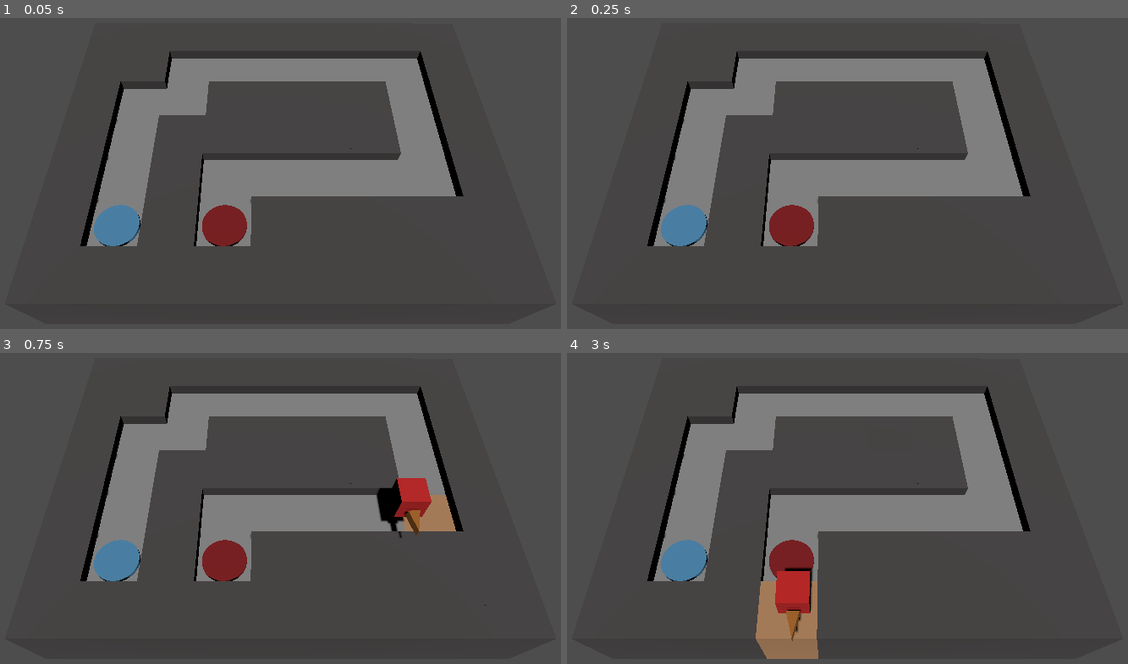
Above: before the commit, frames 1-4 (two rows, left to right).
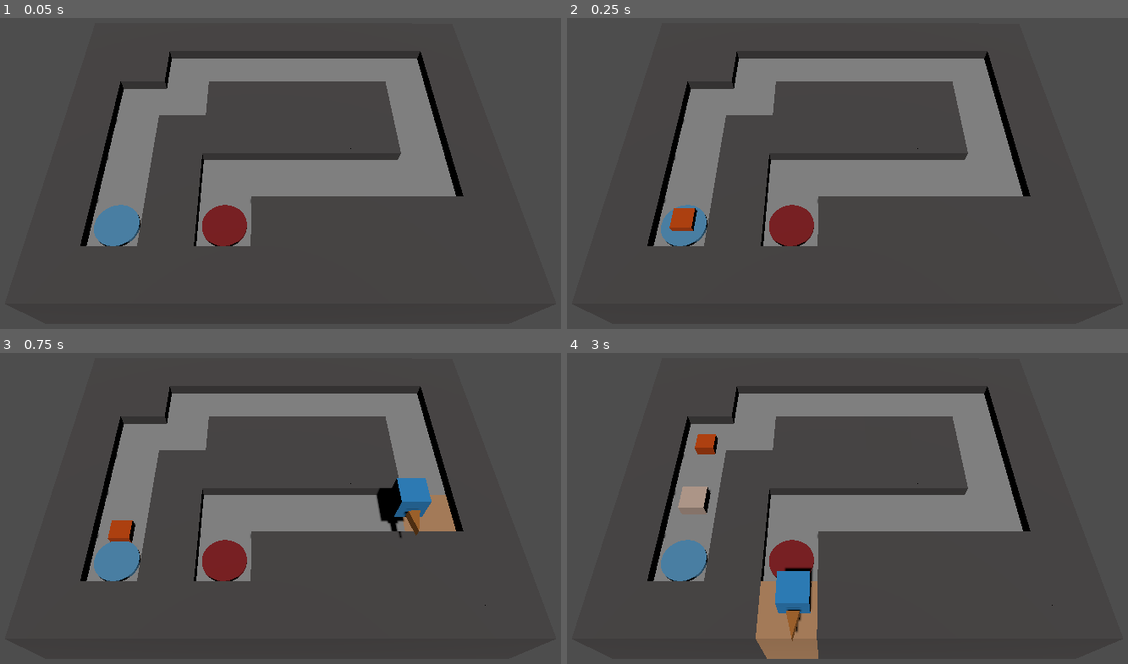
Above: after the commit, the same moments.

Repository: DanDFav/TD_Roguelike
Game: Godot game, scene res://Stages/test_stage.tscn
Same seed, same stepped clock (60 frames per second), same inputs: the game is played once before the commit and once after it.
Inputs (mouse positions are in pixels of both pictures, inside the frame that each line leads up to):
- Up to frame 1 (0.05 s): no input
- Up to frame 2 (0.25 s): no input
- Up to frame 3 (0.75 s): move the mouse to (409, 496) at 0.52 s; tap 1 (one) at 0.6 s; click (409, 496) at 0.67 s
- Up to frame 4 (3 s): tap 3 (three) at 0.8, 1.35 s; move the mouse to (690, 536) at 1.27 s; click (690, 536) at 1.42 s; tap 2 (two) at 1.55, 2.1 s; move the mouse to (897, 433) at 2.02 s; click (897, 433) at 2.17 s; tap 1 (one) at 2.3, 2.85 s; move the mouse to (797, 592) at 2.77 s; click (797, 592) at 2.92 s

Frame 1 is identical in both runs. In frame 2, 0.3% of the frame differs, in the area x 18-24%, y 61-69%; in frame 3, 0.9%; in frame 4, 1.4%, in the area x 19-87%, y 26-84%.
Error before the commit: Invalid call. Nonexistent function 'recieve_signal_from_spawner' in base 'Nil'. (res://Map-Building/Blocks/spawner.gd:24)
Error after the commit: Invalid access to property or key 'selected_unit' on a base object of type 'null instance'. (res://Map-Building/Blocks/block.gd:17)

Commit message:
apsdnai0pfg

Diff:
--- a/Controllers/unit_controller.gd
+++ b/Controllers/unit_controller.gd
@@ -20,9 +20,9 @@
 	deselect_unit()
 
 	if unit == "one":
+		selected_unit = ground_unit_resource.instantiate()
+	elif unit == "two":
 		selected_unit = ranged_unit_resource.instantiate()
-	elif unit == "two":
-		selected_unit = ground_unit_resource.instantiate()
 	elif unit == "three":
 		selected_unit = healer_unit_resource.instantiate()
 	get_tree().root.add_child(selected_unit)
--- a/Enemies/Scripts/enemy_test.gd
+++ b/Enemies/Scripts/enemy_test.gd
@@ -35,17 +35,35 @@
 		attack_node.attack(blocked_by)
 
 
+#func get_blocker(blocker):
+	#var blocker_block_count = blocker.block_count
+	#var blocker_current_block = blocker.currently_blocking
+	#blocked_by = blocker
+	#
+	#
+	#if blocker_current_block <= blocker_block_count:
+		#blocked = true
+
 func get_blocker(blocker):
 	var blocker_block_count = blocker.block_count
 	var blocker_current_block = blocker.currently_blocking
 	blocked_by = blocker
-	if blocker_current_block <= blocker_block_count:
+
+	var block_taken = blocker_current_block + block_required
+	if block_taken <= blocker_block_count:
 		blocked = true
+		return true
+	else:
+		return false
 
 func hit(damage):
 	health_node.on_hit(damage)
 
 
+func unblock():
+	blocked = false
+	blocked_by = null
+
 func on_death():
 	if blocked_by:
 		blocked_by.notify_death(self)
--- a/Map-Building/Blocks/spawner.gd
+++ b/Map-Building/Blocks/spawner.gd
@@ -16,28 +16,39 @@
 
 # Called when the node enters the scene tree for the first time.
 func _ready() -> void:
-	var children = get_tree().root.get_child(0).get_children()
-	for i in children:
-		if i.name == "Specific_stage_scrp":
-			spec_stage_script = i
+	get_map_node()
 
+
+#Get the specific map script, call a function in that script, and pass a reference to this spawner.
+#TODO May not work with 2 spawners, might want to send more details
+func get_map_node():
+	spec_stage_script = get_parent().get_node("Specific_stage_scrp")
 	spec_stage_script.recieve_signal_from_spawner(self)
 
-# Called every frame. 'delta' is the elapsed time since the previous frame.
+
+
+# If we have recieved the spawning data, we can start spawning enemies at their correct interval
 func _process(delta: float) -> void:
 	if spawn_ready == true:
 		time += delta
 		time = snapped(time, 0.01)
+
 		for i in spawn_info:
-			if is_equal_approx(time, i[1]):
-				spawn_enemy(i[0], i[1])
+			if time >= i[1] and i[1] >= time - delta:
+				spawn_enemy(i[0])
+				spawn_info.erase(i)
 
+
+#Is called by the specific stage script, sets some variables
 func recieve_spawn_info(grid_data, spawns, path_one):
 	spawn_ready = true
 	spawn_info = spawns
 	grid_index = grid_data
 	path_info = translate_path(path_one)
 
+
+#Takes in a list of path Vector2(x,y), and translates them into a dictionary key
+#E.g. Vector(4,1) becomes { "41": objectA }
 func translate_path(path_one):
 	var path = []
 	for i in path_one:
@@ -47,8 +58,8 @@
 
 	return path
 
-
-func spawn_enemy(enemy_type, time):
+#Spawns an enemy, and sets its path
+func spawn_enemy(enemy_type):
 	var enemy
 	if enemy_type == 0:
 		enemy = enemy_resource.instantiate()
--- a/Stages/test_stage_scrp.gd
+++ b/Stages/test_stage_scrp.gd
@@ -15,7 +15,11 @@
 #[0] = enemy_type
 #[1] = time
 #[2] = path
-var spawns = [[0, 0.2, 0], [0, 1.2, 0], [0, 2.2, 0], [0, 3.2, 0], [0, 5.2, 0], [0, 6.0, 0], [1.0, 6.6, 0]]
+#var spawns = [[0, 0.2, 0], [0, 1.2, 0], [0, 2.2, 0], [0, 3.2, 0], [0, 5.2, 0], [0, 6.0, 0], [1.0, 6.6, 0]]
+#var spawns = [[0, 0.2, 0], [0, 4.2, 0], [0, 5.2, 0], [0, 6.2, 0], [0, 7.2, 0], [0, 12.2, 0], [0, 16.2, 0]]
+#var spawns = [[1, 0.2, 0], [0, 3, 0]]
+var spawns = [[0, 0.2, 0], [1, 1.0, 0], [0, 30, 0], [0, 31, 0], [0, 32, 0]]
+
 
 var path_one = [Vector2(1, 4), Vector2(1,3), Vector2(1,2), Vector2(2,2), Vector2(2,1),  Vector2(3,1),  Vector2(4,1), Vector2(5,1), Vector2(6,1), Vector2(7,1)
 			,   Vector2(7,2),  Vector2(7,3), Vector2(7,4), Vector2(6,4), Vector2(5,4), Vector2(4,4), Vector2(3,4), Vector2(3,5)]
--- a/Units/Scenes/ground_unit.tscn
+++ b/Units/Scenes/ground_unit.tscn
@@ -25,6 +25,16 @@
 
 [sub_resource type="BoxShape3D" id="BoxShape3D_02b3u"]
 size = Vector3(2, 1, 1)
+
+[sub_resource type="StyleBoxFlat" id="StyleBoxFlat_6kx3e"]
+bg_color = Color(0, 0, 0, 1)
+
+[sub_resource type="StyleBoxFlat" id="StyleBoxFlat_ehukf"]
+bg_color = Color(1, 0, 0, 1)
+border_color = Color(0.0810101, 0.139033, 0.194037, 1)
+
+[sub_resource type="ViewportTexture" id="ViewportTexture_0vdfi"]
+viewport_path = NodePath("Unit/health/SubViewport")
 
 [node name="ground_unit" type="Node3D" groups=["friendly_unit"]]
 
@@ -69,7 +79,40 @@
 one_shot = true
 
 [node name="health" type="Node3D" parent="Unit"]
+transform = Transform3D(1, 0, 0, 0, 1, 0, 0, 0, 1, -0.000712633, 0.0060215, 1.23978e-05)
+visible = false
 script = ExtResource("4_t8n8v")
+
+[node name="SubViewport" type="SubViewport" parent="Unit/health"]
+disable_3d = true
+transparent_bg = true
+
+[node name="health_bar" type="ProgressBar" parent="Unit/health/SubViewport"]
+anchors_preset = 8
+anchor_left = 0.5
+anchor_top = 0.5
+anchor_right = 0.5
+anchor_bottom = 0.5
+offset_left = -108.5
+offset_top = -13.5
+offset_right = 108.5
+offset_bottom = 13.5
+grow_horizontal = 2
+grow_vertical = 2
+theme_override_styles/background = SubResource("StyleBoxFlat_6kx3e")
+theme_override_styles/fill = SubResource("StyleBoxFlat_ehukf")
+step = 1.0
+value = 100.0
+show_percentage = false
+
+[node name="Sprite3D" type="Sprite3D" parent="Unit/health"]
+transform = Transform3D(-1.6995e-08, 0, -1, 0, 0.315, 0, 0.3888, 0, -4.37114e-08, 0, 0.36594, 0)
+billboard = 1
+texture = SubResource("ViewportTexture_0vdfi")
+
+[node name="heal_colour" type="Timer" parent="Unit/health"]
+wait_time = 0.35
+one_shot = true
 
 [node name="Stats" type="Node3D" parent="."]
 script = ExtResource("3_fnxa7")
@@ -79,3 +122,4 @@
 [connection signal="body_entered" from="Unit/range/Area3D" to="Unit/range" method="body_entered_attack_range"]
 [connection signal="body_exited" from="Unit/range/Area3D" to="Unit/range" method="_on_area_3d_body_exited"]
 [connection signal="timeout" from="Unit/attack/Timer" to="Unit/attack" method="_on_timer_timeout"]
+[connection signal="timeout" from="Unit/health/heal_colour" to="Unit/health" method="_on_heal_colour_timeout"]
--- a/Units/Scenes/heal.gd
+++ b/Units/Scenes/heal.gd
@@ -8,11 +8,6 @@
 var friendlies_in_range = []
 var can_heal = false
 
-# Called when the node enters the scene tree for the first time.
-func _ready() -> void:
-	pass # Replace with function body.
-
-
 # Called every frame. 'delta' is the elapsed time since the previous frame.
 func _process(delta: float) -> void:
 	if len(friendlies_in_range) > 0 and timer.is_stopped():
@@ -22,23 +17,42 @@
 #	can do like
 #   if can_heal and friendly_in_range_is_missing_health:
 #   then when no friendly needs healing, it doesnt use a heal until the moment a friendly takes damage
-	if can_heal:
-		heal()
+	var lowest_health = get_friend_with_least_health()
+	if can_heal and lowest_health != null:
+		heal(lowest_health)
 
-func heal():
+func heal(to_heal):
+	var health_node = to_heal
+	health_node.heal(stats.heal_val)
+	can_heal = false
+
+func get_friend_with_least_health():
 	if len(friendlies_in_range) > 0:
-		var health_node = friendlies_in_range[0].get_parent().get_node("health")
-		health_node.heal(stats.heal_val)
-		print("healing health: ", health_node.health)
-		can_heal = false
+		var lowest_percent = [100, null]  # [health percentage, unit]
 
-#func get_friend_with_least_health():
-	#for i in friendlies_in_range:
-		#
+		for unit in friendlies_in_range:
+			var cur_health = unit.health
+			var max_health = unit.max_health
+			var percent_health = float(cur_health) / float(max_health) * 100
 
+			if lowest_percent[0] > percent_health:
+				lowest_percent = [percent_health, unit]
+
+		if lowest_percent[1] == null:
+			return null
+		else:
+			return lowest_percent[1]
+	else:
+		return null
 
 func update_friendlies_in_range(friends):
-	friendlies_in_range = friends
+	for friend in friends:
+		var friend_h_node = friend.get_parent().get_node("health")
+
+		if friend_h_node not in friendlies_in_range:
+			friendlies_in_range.append(friend_h_node)
+
+	print(friendlies_in_range)
 
 
 func _on_timer_timeout() -> void:
--- a/Units/Scenes/healer_unit.tscn
+++ b/Units/Scenes/healer_unit.tscn
@@ -25,6 +25,16 @@
 
 [sub_resource type="BoxShape3D" id="BoxShape3D_e6oao"]
 size = Vector3(3, 1, 3)
+
+[sub_resource type="StyleBoxFlat" id="StyleBoxFlat_w6djx"]
+bg_color = Color(0, 0, 0, 1)
+
+[sub_resource type="StyleBoxFlat" id="StyleBoxFlat_q0av8"]
+bg_color = Color(1, 0, 0, 1)
+border_color = Color(0.0810101, 0.139033, 0.194037, 1)
+
+[sub_resource type="ViewportTexture" id="ViewportTexture_8riqk"]
+viewport_path = NodePath("Unit/health/SubViewport")
 
 [node name="healer_unit" type="Node3D" groups=["friendly_unit"]]
 
@@ -66,11 +76,42 @@
 [node name="health" type="Node3D" parent="Unit"]
 script = ExtResource("4_kvjqv")
 
+[node name="SubViewport" type="SubViewport" parent="Unit/health"]
+disable_3d = true
+transparent_bg = true
+
+[node name="health_bar" type="ProgressBar" parent="Unit/health/SubViewport"]
+anchors_preset = 8
+anchor_left = 0.5
+anchor_top = 0.5
+anchor_right = 0.5
+anchor_bottom = 0.5
+offset_left = -108.5
+offset_top = -13.5
+offset_right = 108.5
+offset_bottom = 13.5
+grow_horizontal = 2
+grow_vertical = 2
+theme_override_styles/background = SubResource("StyleBoxFlat_w6djx")
+theme_override_styles/fill = SubResource("StyleBoxFlat_q0av8")
+step = 1.0
+value = 100.0
+show_percentage = false
+
+[node name="Sprite3D" type="Sprite3D" parent="Unit/health"]
+transform = Transform3D(-1.6995e-08, 0, -1, 0, 0.315, 0, 0.3888, 0, -4.37114e-08, 0, 0.36594, 0)
+billboard = 1
+texture = SubResource("ViewportTexture_8riqk")
+
+[node name="heal_colour" type="Timer" parent="Unit/health"]
+wait_time = 0.35
+one_shot = true
+
 [node name="heal" type="Node3D" parent="Unit"]
 script = ExtResource("4_53xyq")
 
 [node name="Timer" type="Timer" parent="Unit/heal"]
-wait_time = 2.0
+wait_time = 1.75
 one_shot = true
 
 [node name="Stats" type="Node3D" parent="."]
@@ -80,4 +121,5 @@
 [connection signal="body_exited" from="Unit/Area3D" to="Unit" method="_on_area_3d_body_exited"]
 [connection signal="area_entered" from="Unit/range/Area3D" to="Unit/range" method="_on_area_3d_area_entered"]
 [connection signal="area_exited" from="Unit/range/Area3D" to="Unit/range" method="_on_area_3d_area_exited"]
+[connection signal="timeout" from="Unit/health/heal_colour" to="Unit/health" method="_on_heal_colour_timeout"]
 [connection signal="timeout" from="Unit/heal/Timer" to="Unit/heal" method="_on_timer_timeout"]
--- a/Units/Scenes/ranged_unit.tscn
+++ b/Units/Scenes/ranged_unit.tscn
@@ -24,6 +24,12 @@
 size = Vector3(0.2, 1, 0.1)
 
 [sub_resource type="BoxShape3D" id="BoxShape3D_4rt24"]
+
+[sub_resource type="StyleBoxFlat" id="StyleBoxFlat_jjb30"]
+bg_color = Color(0, 0, 0, 1)
+
+[sub_resource type="ViewportTexture" id="ViewportTexture_f8ko0"]
+viewport_path = NodePath("Unit/health/SubViewport")
 
 [node name="Ranged_unit" type="Node3D"]
 
@@ -70,6 +76,36 @@
 [node name="health" type="Node3D" parent="Unit"]
 script = ExtResource("4_osnob")
 
+[node name="SubViewport" type="SubViewport" parent="Unit/health"]
+disable_3d = true
+transparent_bg = true
+
+[node name="health_bar" type="ProgressBar" parent="Unit/health/SubViewport"]
+anchors_preset = 8
+anchor_left = 0.5
+anchor_top = 0.5
+anchor_right = 0.5
+anchor_bottom = 0.5
+offset_left = -108.5
+offset_top = -13.5
+offset_right = 108.5
+offset_bottom = 13.5
+grow_horizontal = 2
+grow_vertical = 2
+theme_override_styles/background = SubResource("StyleBoxFlat_jjb30")
+step = 1.0
+value = 100.0
+show_percentage = false
+
+[node name="Sprite3D" type="Sprite3D" parent="Unit/health"]
+transform = Transform3D(-1.6995e-08, 0, -1, 0, 0.315, 0, 0.3888, 0, -4.37114e-08, 0, 0.36594, 0)
+billboard = 1
+texture = SubResource("ViewportTexture_f8ko0")
+
+[node name="heal_colour" type="Timer" parent="Unit/health"]
+wait_time = 0.3
+one_shot = true
+
 [node name="Stats" type="Node3D" parent="."]
 transform = Transform3D(-4.37114e-08, 0, -1, 0, 1, 0, 1, 0, -4.37114e-08, 0, 0, 0)
 script = ExtResource("4_g1rtt")
@@ -79,3 +115,4 @@
 [connection signal="body_entered" from="Unit/range/Area3D" to="Unit/range" method="body_entered_attack_range"]
 [connection signal="body_exited" from="Unit/range/Area3D" to="Unit/range" method="_on_area_3d_body_exited"]
 [connection signal="timeout" from="Unit/attack/Timer" to="Unit/attack" method="_on_timer_timeout"]
+[connection signal="timeout" from="Unit/health/heal_colour" to="Unit/health" method="_on_heal_colour_timeout"]
--- a/Units/Scenes/unit_health.gd
+++ b/Units/Scenes/unit_health.gd
@@ -4,13 +4,51 @@
 @onready var max_health = 2000
 @onready var health = max_health
 
+@onready var health_bar_node = $SubViewport/health_bar
+@onready var timer = $heal_colour
+
+
+@onready var normal_style_box
+@onready var heal_style_box
+
+func _ready() -> void:
+	await get_tree().process_frame
+
+	normal_style_box = StyleBoxFlat.new()
+	normal_style_box.bg_color = Color("ff0000")
+
+	heal_style_box = StyleBoxFlat.new()
+	heal_style_box.bg_color = Color("29b569")
+
+	if health_bar_node:
+		health_bar_node.max_value = max_health
+		health_bar_node.value = health
+		health_bar_node.add_theme_stylebox_override("fill", normal_style_box)
+
 
 func heal(value):
 	health = health + value
+	health_bar_node.value = health
+	health_bar_node.add_theme_stylebox_override("fill", heal_style_box)
+
+	if self.visible == false:
+		self.visible = true
+
 	if health > max_health:
 		health = max_health
+	timer.start()
 
 
 func take_damage(damage):
 	health -= damage
+	if health <= 0:
+		get_parent().on_death()
+	health_bar_node.value = health
+	self.visible = true
 	print(health)
+
+
+func _on_heal_colour_timeout() -> void:
+	health_bar_node.add_theme_stylebox_override("fill", normal_style_box)
+	if health == max_health:
+		self.visible = false
--- a/Units/Scripts/unit.gd
+++ b/Units/Scripts/unit.gd
@@ -10,6 +10,7 @@
 @onready var direction_indicator = $direct_indicator
 @onready var stats = $"../Stats"
 @onready var health_node = $health
+
 
 var can_be_placed
 var block_count
@@ -30,6 +31,7 @@
 func _ready() -> void:
 	await get_tree().process_frame  # Ensures nodes are ready
 	if stats:
+		health_node.visible = false
 		block_count = stats.block_count
 		can_be_placed = stats.can_be_placed
 
@@ -46,18 +48,27 @@
 func check_enemies_for_block():
 	for body in $Area3D.get_overlapping_bodies():
 		if body.is_in_group("enemy"):
-			currently_blocking += 1
-			blocked_enemies.append(body)
-			body.get_blocker(self)
+			block_enemy(body)
 
 func _on_area_3d_body_entered(body: Node3D) -> void:
 	if body.is_in_group("enemy") and currently_blocking < block_count:
-		currently_blocking += 1
-		blocked_enemies.append(body)
-		body.get_blocker(self)
+		block_enemy(body)
 
 	elif body.is_in_group("enemy") and currently_blocking >= block_count:
 		blocked_queue.append(body)
+
+
+#func block_enemy(enemy):
+	#if enemy.blocked == false:
+		#currently_blocking += 1
+		#blocked_enemies.append(enemy)
+		#enemy.get_blocker(self)
+
+func block_enemy(enemy):
+	if enemy.blocked == false:
+		if enemy.get_blocker(self) == true:
+			blocked_enemies.append(enemy)
+			currently_blocking += enemy.block_required
 
 
 
@@ -80,6 +91,7 @@
 	global_position.x = block.global_position.x
 	global_position.z = block.global_position.z
 
+
 func _input(event) -> void:
 	if not placed:
 		if event is InputEventMouseButton:
@@ -91,7 +103,7 @@
 func notify_death(enemy):
 	if enemy in blocked_enemies:
 		blocked_enemies.erase(enemy)
-		currently_blocking -= 1
+		currently_blocking -= enemy.block_required
 	if enemy in blocked_queue:
 		blocked_queue.erase(enemy)
 
@@ -122,4 +134,11 @@
 func on_hit(damage):
 	health_node.take_damage(damage)
 
-#func on_hit():
+
+#var blocked = false
+#var blocked_by
+func on_death():
+	for enemy in blocked_enemies:
+		enemy.unblock()
+		pass
+	get_parent().queue_free()
Not shown: 1 places in Units/Scenes/ground_unit.tscn that only renumber resources
Not shown: 1 places in Units/Scenes/healer_unit.tscn that only renumber resources
Not shown: 1 places in Units/Scenes/ranged_unit.tscn that only renumber resources
